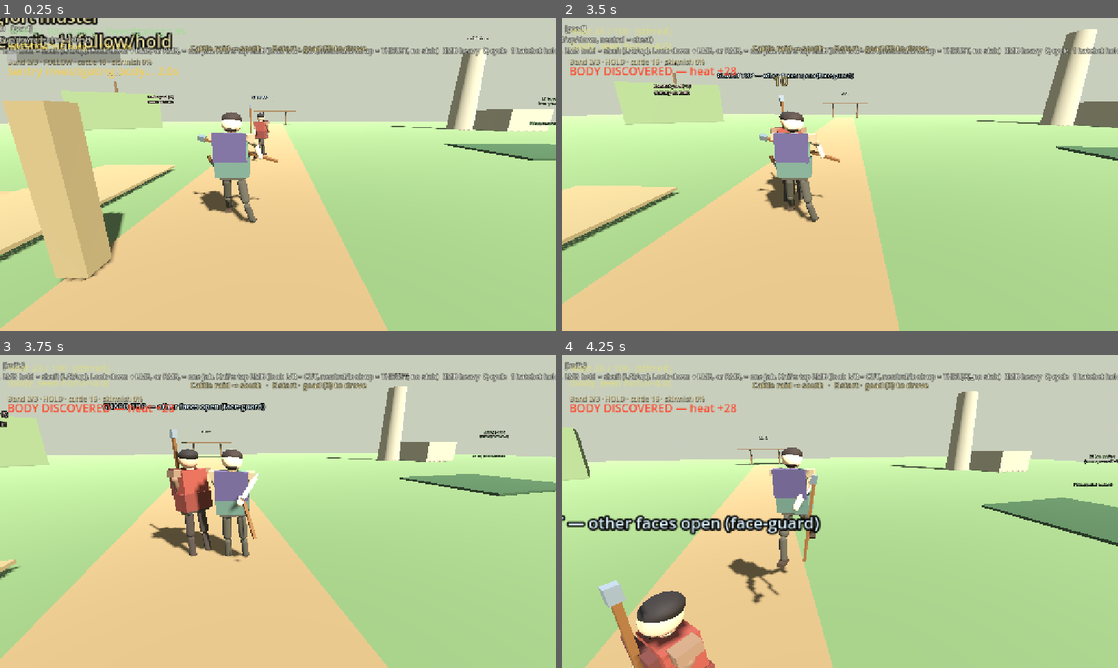
Above: before the commit, frames 1-4 (two rows, left to right).
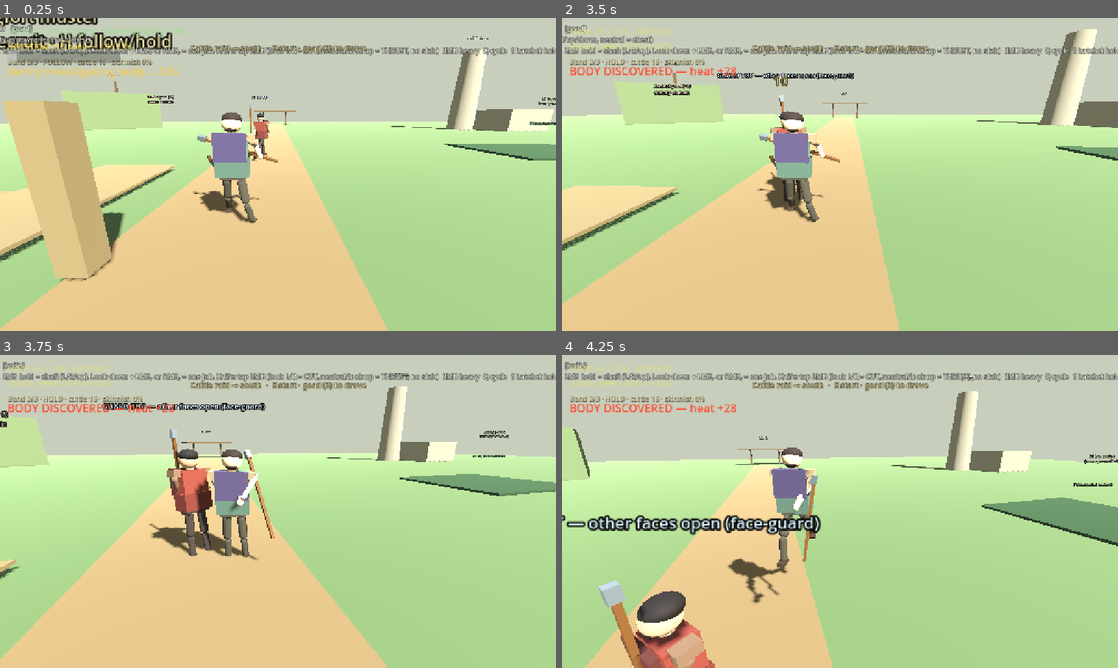
Above: after the commit, the same moments.

Repository: fortins4/devPlayground
Game: Godot game, scene res://scenes/main/main.tscn
Two runs of this game, one before a commit and one after it. Both use one fixed random seed, a clock stepped at 60 frames per second and the inputs below.
Inputs (mouse positions are in pixels of both pictures, inside the frame that each line leads up to):
- Up to frame 1 (0.25 s): no input
- Up to frame 2 (3.5 s): tap Enter at 0.5 s; move the mouse to (867, 174) at 0.52 s; hold Right mouse button (attack_heavy) 0.53-1.28 s; hold W (move_forward) from 0.53 s (still down); click (867, 174) at 0.67 s; tap Space (jump) at 0.77, 1.52, 3.02 s; move the mouse to (812, 174) at 1.27 s; click (812, 174) at 1.35 s; move the mouse to (851, 168) at 2.02 s; hold H (band_toggle) 2.03-2.78 s; move the mouse to (834, 180) at 2.77 s; tap Ctrl (crouch) at 2.85 s; click (834, 180) at 2.92 s
- Up to frame 3 (3.75 s): keep holding W (move_forward); move the mouse to (316, 514) at 3.52 s; hold Q (cycle_weapon) from 3.53 s (still down)
- Up to frame 4 (4.25 s): keep holding W (move_forward); keep holding Q (cycle_weapon); tap Space (jump) at 3.77 s

Frames 1-2 are identical in both runs. In frame 3, 0.4% of the frame differs, in the area x 35-50%, y 30-66%; in frame 4, nothing differs.

Commit message:
feat(combat): seat the goad on the back when the knife comes out
Switching to the knife no longer leaves the shaft on the straight carry. It ends on the same short rest as the unarmed stow, and the shared bow keeps that path off the face. The knife stays in the hand. The hip sheath is unmoved.

Diff:
--- a/scripts/characters/player/player_controller.gd
+++ b/scripts/characters/player/player_controller.gd
@@ -1328,7 +1328,8 @@
 	var seat_xf := _back_seat_global()
 	back.visible = true
 	# Unarmed stow is the draw reversed: the eased hand owns the moving end.
-	# Leaving for the knife keeps the straight carry so the knife pose is left alone.
+	# The knife keeps its own hand. Both still finish on the short seat, and
+	# both bow off the skull on the way there.
 	if combat and combat.current_weapon == CombatSystem.Weapon.UNARMED and weapon_visual:
 		var s := _goad_draw_smooth()
 		back.global_transform = seat_xf.interpolate_with(weapon_visual.global_transform, s)
@@ -1338,7 +1339,10 @@
 		_bow_stow_off_the_head(back)
 		_guide_stow_hand(back, s)
 	else:
-		back.global_transform = seat_xf.interpolate_with(_goad_stow_from, clampf(u, 0.0, 1.0))
+		var ku := clampf(u, 0.0, 1.0)
+		back.global_transform = seat_xf.interpolate_with(_goad_stow_from, ku)
+		# Same bow as the unarmed stow. The knife hand is not pulled onto the shaft.
+		_bow_stow_off_the_head(back)
 
 
 func _bow_stow_off_the_head(back: Node3D) -> void:
